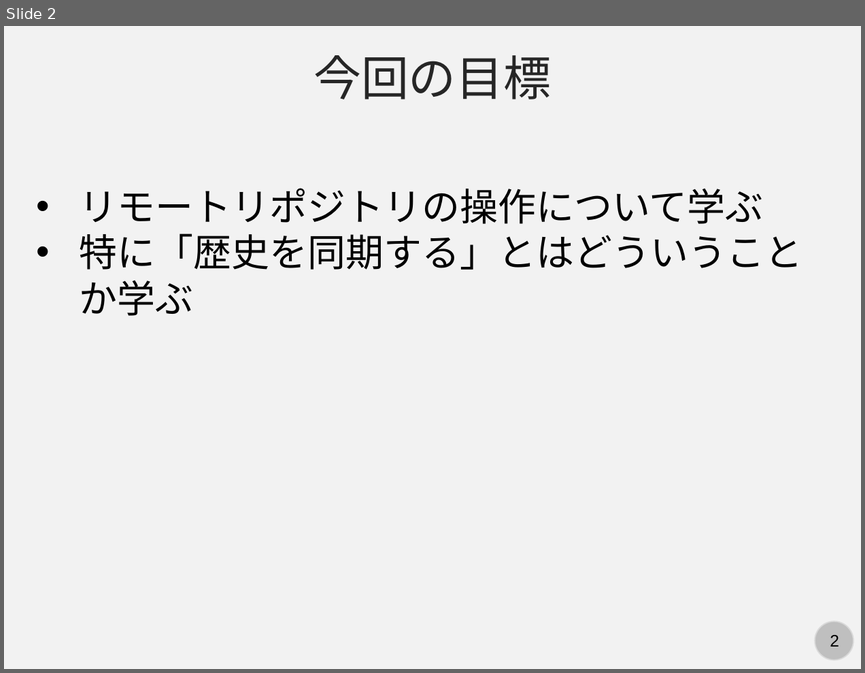
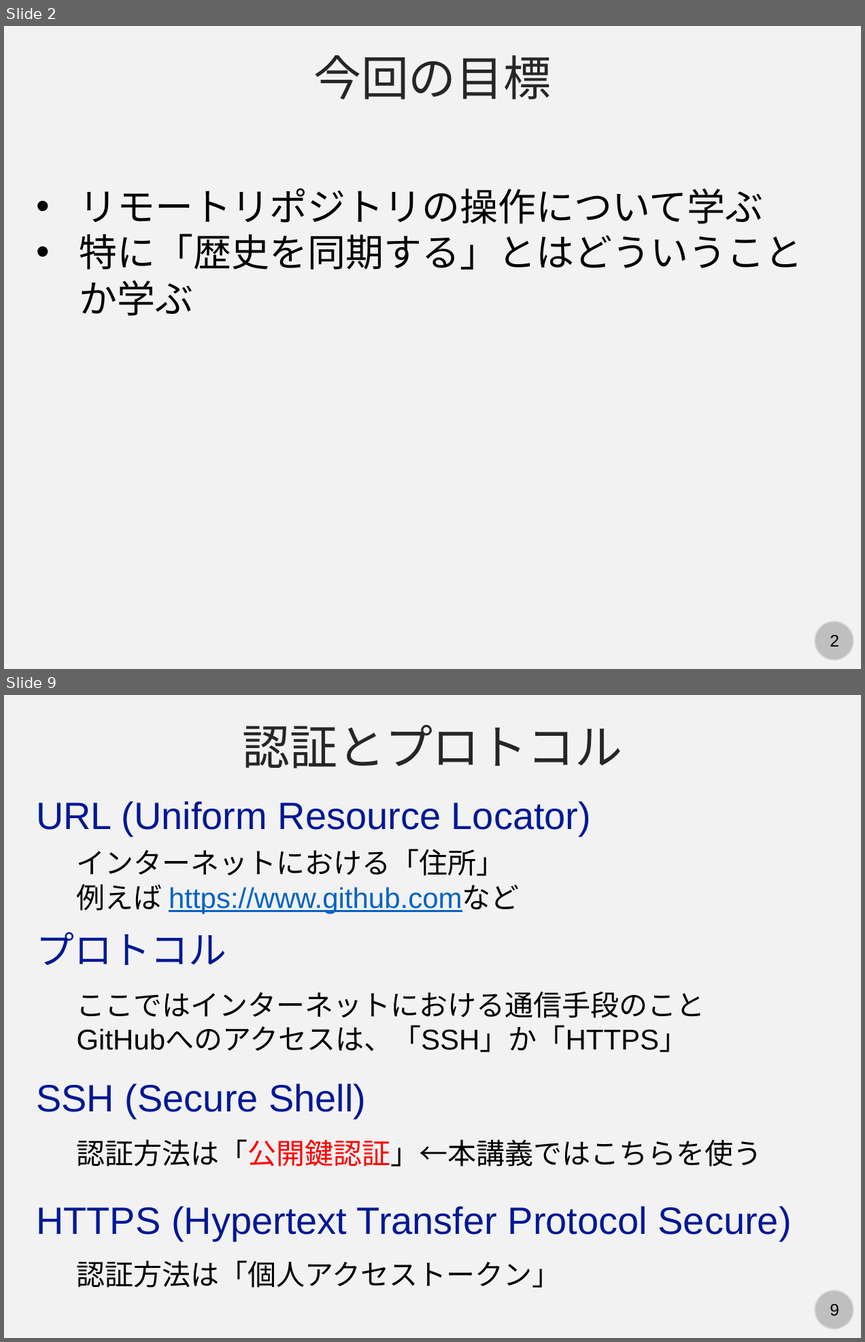
Before and after one commit to kaityo256/github, a slide deck: remote/fig/slide.pptx. Shown one above the other, each under a label of ours: slide 2 before the commit, slides 2 and 9 after it; the slides between them are not shown. The pictures are 865x673 and 865x1342 pixels, drawn with LibreOffice and Linux fonts; fonts in the diff are those of the drawing. Boxes give left, top, right and bottom in pixels: in the first picture for what was removed or moved away, otherwise in the second. Text is boxed around its words. In the diff, an @@ line names an element or a change of style, - is before the commit and + after.

```diff
--- a/remote/fig/slide.pptx
+++ b/remote/fig/slide.pptx
@@ slide 9 added at (4,695,861,1338), background #F2F2F2; not listed: 2 template elements that a slide beside it also shows @@
@@ text added at (242,725,622,768), 40 pt, text #262626 @@
+認証とプロトコル
@@ text added at (36,801,591,836), 32 pt, text #011893 @@
+URL (Uniform Resource Locator)
@@ text added at (77,849,519,913), 24 pt, text #0563C1, underline @@
+インターネットにおける「住所」
+例えば https://www.github.comなど
@@ text added at (36,932,226,965), 32 pt, text #011893 @@
+プロトコル
@@ text added at (77,991,705,1052), 24 pt, text #000000 @@
+ここではインターネットにおける通信手段のこと
+GitHubへのアクセスは、「SSH」か「HTTPS」
@@ text added at (36,1083,366,1119), 32 pt, text #011893 @@
+SSH (Secure Shell)
@@ text added at (77,1139,762,1166), 24 pt, text #000000 @@
+認証方法は「公開鍵認証」←本講義ではこちらを使う
@@ text added at (36,1206,791,1241), 32 pt, text #011893 @@
+HTTPS (Hypertext Transfer Protocol Secure)
@@ text added at (77,1260,561,1287), 24 pt, text #000000 @@
+認証方法は「個人アクセストークン」
```
Also in this commit, not shown: 2 slides changed, 6 other slides added, 1 other file.
